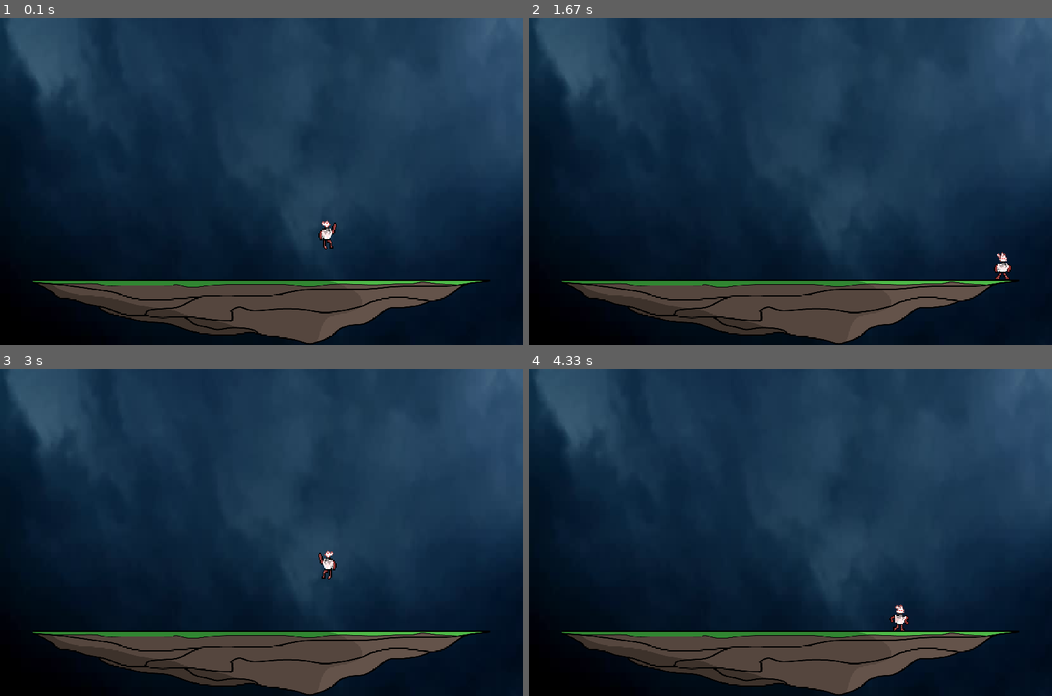
Above: before the commit, frames 1-4 (two rows, left to right).
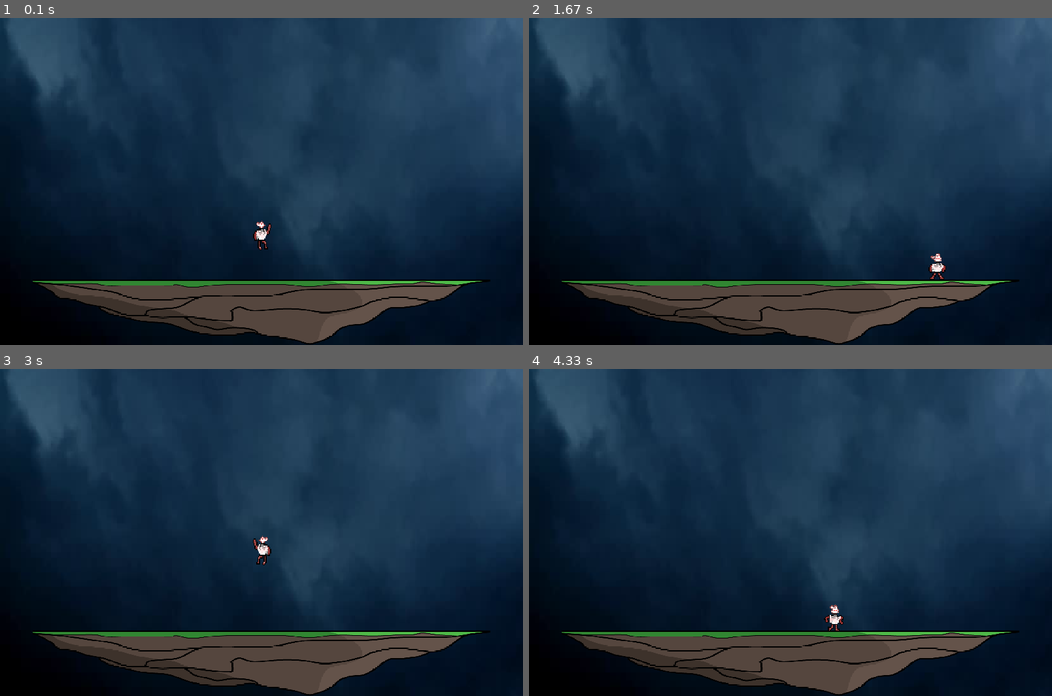
Above: after the commit, the same moments.

Repository: Glowecco/pygame-DodgeTheBeat
Game: pygame game, started from game.py
Same seed, same stepped clock (60 frames per second), same inputs: the game is played once before the commit and once after it.
Inputs:
- Up to frame 1 (0.1 s): no input
- Up to frame 2 (1.67 s): hold Right 0.33-0.8 s; hold Up 0.83-1.13 s; hold Right 1.17-1.63 s
- Up to frame 3 (3 s): hold Left 1.67-2.2 s; hold Left 2.23-2.63 s; hold Up from 2.67 s (still down)
- Up to frame 4 (4.33 s): release Up at 3.03 s; hold Right 3.07-3.7 s; hold Left 3.73-4.2 s; hold Right from 4.23 s (still down)

The runs differ from the first frame. In frame 1, 0.3% of the frame differs, in the area x 48-65%, y 61-71%; in frame 2, 0.3%; in frame 3, 0.3%; in frame 4, 0.3%.

Commit message:
added music, renames act.py to game.py

Diff:
--- a/act.py
+++ /dev/null
@@ -1,59 +0,0 @@
-import pygame
-from playerClass import Player
-from sys import exit
-
-#constants
-pygame.init()
-screen = pygame.display.set_mode((800, 500))
-pygame.display.set_caption('Dodge the Beat')
-clock = pygame.time.Clock()
-font = pygame.font.Font('font/OpenSans-Regular.ttf', 50)
-
-#background surfaces
-background = pygame.image.load('bgi/sky.png').convert()
-background = pygame.transform.scale(background, (810, 510))
-platform = pygame.image.load('bgi/ground.png').convert_alpha()
-platform = pygame.transform.scale(platform, (700, 100))
-
-#texts
-text = font.render('My Game', True, 'yellow')
-
-#download player images
-file_extensions = '.png'
-stand_images = []
-run_images = []
-for i in range(1, 9):
-    filename = f"{'playerStand/rabbit -'}{i}{file_extensions}"
-    image = pygame.image.load(filename).convert_alpha()
-    image = pygame.transform.scale(image, (27, 42))
-    stand_images.append(image)
-jump_image = pygame.image.load('playerJump/rabbit jump -2.png').convert_alpha()
-jump_image = pygame.transform.scale(jump_image, (28, 45))
-for i in range(1, 11):
-    filename = f"{'playerRun/rabbit run -'}{i}{file_extensions}"
-    image = pygame.image.load(filename).convert_alpha()
-    image = pygame.transform.scale(image, (30, 43.5))
-    run_images.append(image)
-
-#save class to >>player
-player = pygame.sprite.GroupSingle()
-player.add(Player(stand_images, jump_image, run_images))
-
-#main loop
-gravity = -1
-while True:
-    #check for quit
-    for event in pygame.event.get():
-        if event.type == pygame.QUIT:
-            pygame.quit()
-            exit()
-    #update and draw
-    screen.blit(background, (0,0))
-    screen.blit(platform, (50,400))
-    player.update()
-    player.draw(screen)
-    pygame.display.update()
-    #fps
-    clock.tick(60)
-
-#for music: https://www.youtube.com/watch?v=Qz8hMjq2ARU
--- /dev/null
+++ b/game.py
@@ -0,0 +1,59 @@
+import pygame
+from playerClass import Player
+from sys import exit
+
+#constants
+pygame.init()
+screen = pygame.display.set_mode((800, 500))
+pygame.display.set_caption('Dodge the Beat')
+clock = pygame.time.Clock()
+font = pygame.font.Font('font/OpenSans-Regular.ttf', 50)
+bgm1 = pygame.mixer.Sound('bgm.mp3')
+bgm1.play()
+
+#background surfaces
+background = pygame.image.load('bgi/sky.png').convert()
+background = pygame.transform.scale(background, (810, 510))
+platform = pygame.image.load('bgi/ground.png').convert_alpha()
+platform = pygame.transform.scale(platform, (700, 100))
+
+#texts
+text = font.render('My Game', True, 'yellow')
+
+#download player images
+file_extensions = '.png'
+stand_images = []
+run_images = []
+for i in range(1, 9):
+    filename = f"{'playerStand/rabbit -'}{i}{file_extensions}"
+    image = pygame.image.load(filename).convert_alpha()
+    image = pygame.transform.scale(image, (27, 42))
+    stand_images.append(image)
+jump_image = pygame.image.load('playerJump/rabbit jump -2.png').convert_alpha()
+jump_image = pygame.transform.scale(jump_image, (28, 45))
+for i in range(1, 11):
+    filename = f"{'playerRun/rabbit run -'}{i}{file_extensions}"
+    image = pygame.image.load(filename).convert_alpha()
+    image = pygame.transform.scale(image, (30, 43.5))
+    run_images.append(image)
+
+#save class to >>player
+player = pygame.sprite.GroupSingle()
+player.add(Player(stand_images, jump_image, run_images))
+
+#main loop
+gravity = -1
+while True:
+    #check for quit
+    for event in pygame.event.get():
+        if event.type == pygame.QUIT:
+            pygame.quit()
+            exit()
+    #update and draw
+    screen.blit(background, (0,0))
+    screen.blit(platform, (50,400))
+    player.update()
+    player.draw(screen)
+    pygame.display.update()
+    #fps
+    clock.tick(60)
--- a/playerClass.py
+++ b/playerClass.py
@@ -19,7 +19,7 @@
         self.startImage = pygame.image.load('playerStand/rabbit -1.png').convert_alpha()
         self.startImage = pygame.transform.scale(self.startImage, (27, 42))
         self.image = self.startImage
-        self.rect = self.image.get_rect(midbottom = (500,350))
+        self.rect = self.image.get_rect(midbottom = (400,350))
         #save value
         self.animation()
     def animation(self):
@@ -56,7 +56,7 @@
         if self.rect.bottom == 400:
             self.rect.y += self.gravity
         else:
-            self.gravity += 0.3
+            self.gravity += 0.4
             self.rect.y += self.gravity
 
         if 420 > self.rect.bottom >= 400 and 740>self.rect.x>33:
@@ -68,7 +68,7 @@
         keys = pygame.key.get_pressed()
         #jump
         if keys[pygame.K_UP] and 420 > self.rect.bottom >= 400 and 740>self.rect.x>33:
-            self.gravity = -7
+            self.gravity = -9
         #left and right
         if keys[pygame.K_LEFT]:
             self.rect.left -= 4
Not shown, added: bgm.mp3
